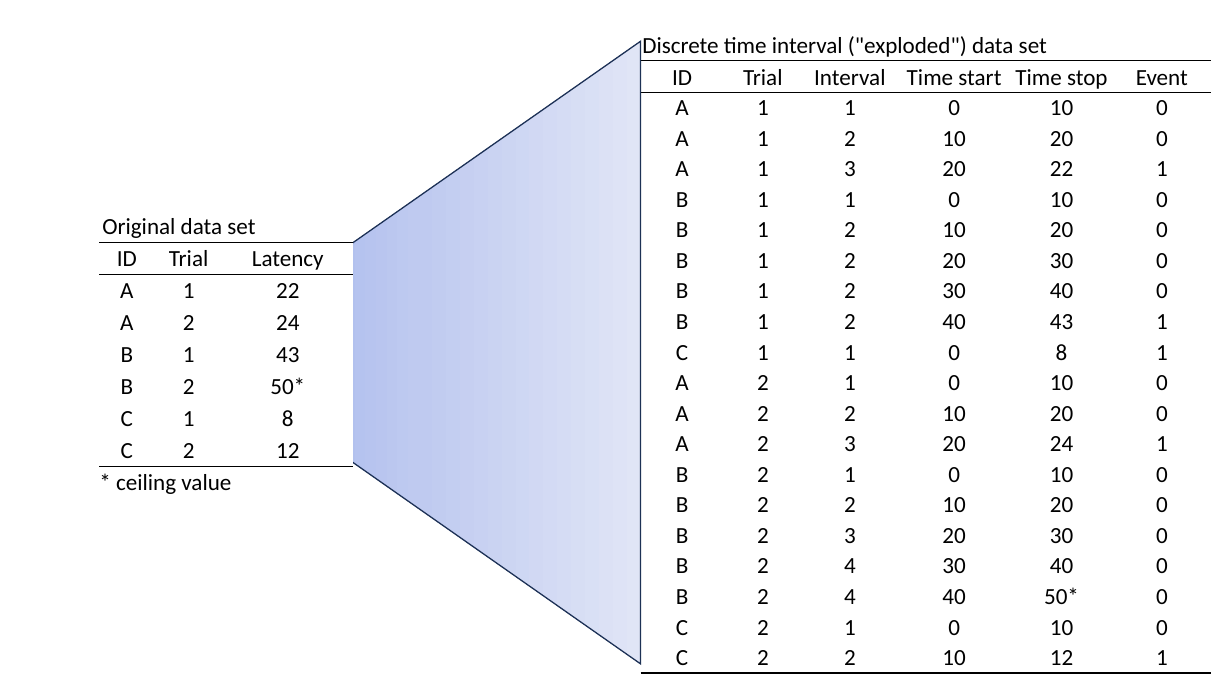
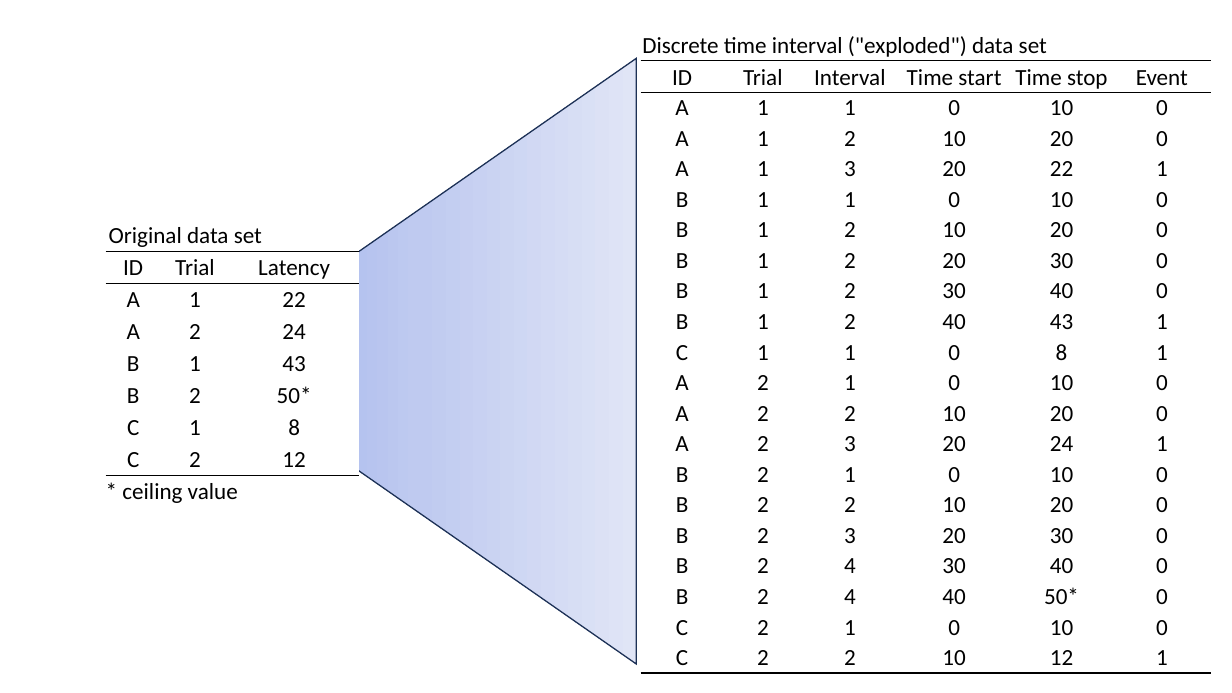
Before and after one commit to kelseybmccune/Time-to-Event_Repeatability, a slide deck: slide 4 of figs/Table1_Fig1.pptx. Drawn at 1232x693 pixels with LibreOffice and Linux fonts; fonts in the diff are those of the drawing. Boxes give left, top, right and bottom in pixels: in the first picture for what was removed or moved away, otherwise in the second. Text is boxed around its words. In the diff, an @@ line names an element or a change of style, - is before the commit and + after.

Commit message:
Formating edits

```diff
--- a/figs/Table1_Fig1.pptx
+++ b/figs/Table1_Fig1.pptx
@@ triangle: place and size @@
-triangle at <box>196,41,641,664</box>
+triangle at <box>201,59,637,665</box>
@@ table: place and size @@
-table at <box>100,211,352,498</box>
+table at <box>105,219,358,507</box>
```
